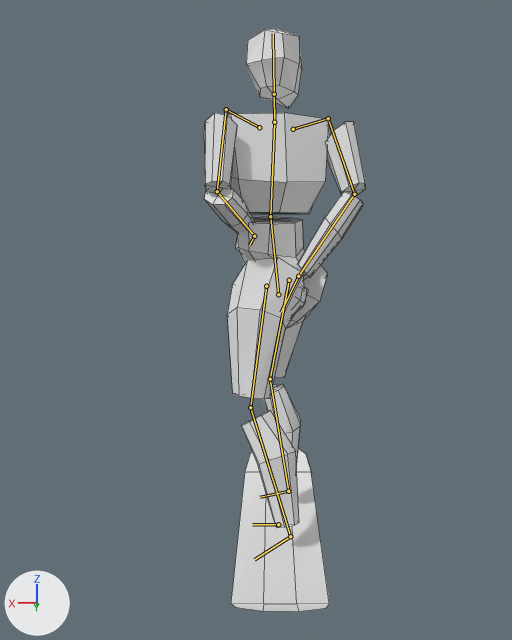
One commit to the Blender file chars/Snowboarder.blend: the scene before it, then after it.
Before and after are seen from a 50 mm camera at (0.03, 3.27, 0.57) aimed at (0.11, 0.02, 0.04). The lights are fixed; the arrows at lower left show +X, +Y and +Z. Both versions are drawn at frame 5 of the action 'Rotate Right'; the numbers are the values there. The bones that bend it are drawn over the model as lines. Mesh edges are drawn as thin lines.

Names of what the first picture shows: 'Snowboarder'.
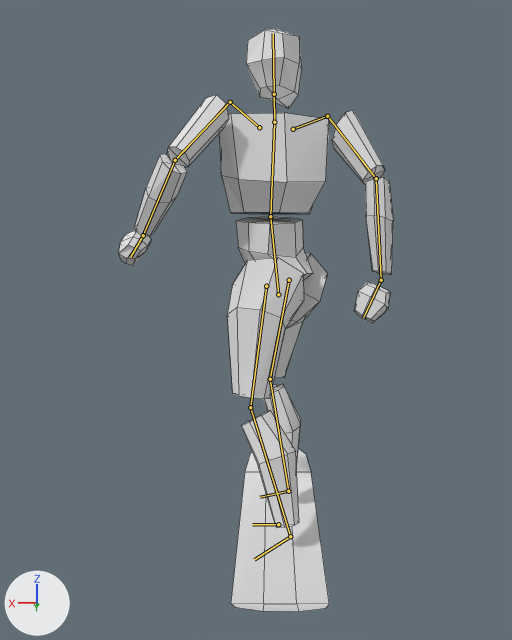
What the commit changed:
Bone 'Left Hand' (bone_left_hand) moves from (0.456, -0.194, 0.016) to (0.312, -0.11, 0.516).
Bone 'Left Hand' (bone_left_hand) turns from (-8, 98, -64) to (106, 75, 77) degrees about its own x, y and z.
Bone 'Right Hand' (bone_right_hand) moves from (-0.419, -0.082, -0.226) to (-0.51, -0.145, -0.582).
Bone 'Right Hand' (bone_right_hand) turns from (12, 26, -7) to (10, 27, -8) degrees about its own x, y and z.

Changed parts and their boxes [x1, y1, x2, y2] in the pictures (512 x 640 px):
'Snowboarder', posed (70% wider): before [204, 29, 365, 612]; after [119, 29, 393, 612]
bone 'Left Hand', root to tip: before (254, 236) to (249, 245); after (143, 235) to (130, 257)
bone 'Right Hand', root to tip: before (298, 276) to (281, 312); after (381, 280) to (363, 317)
